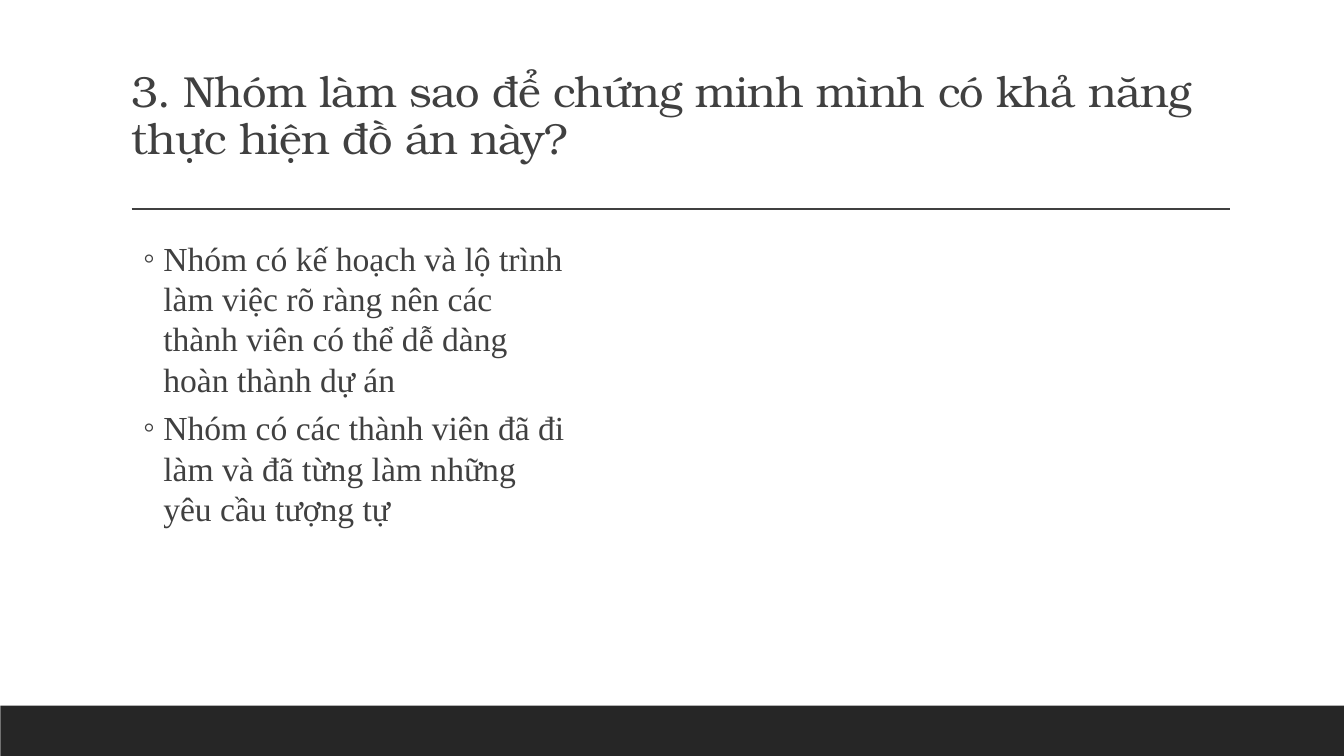
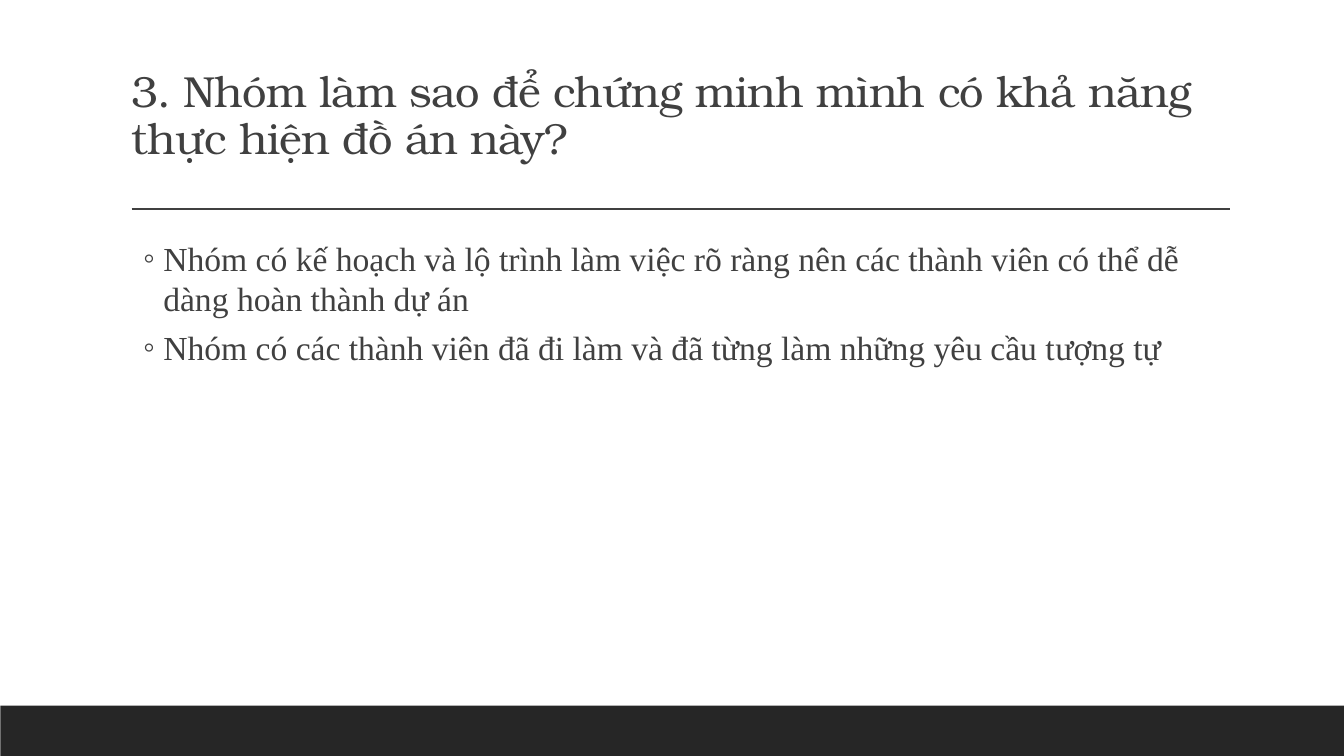
Before and after one commit to huynhquangminh/18HCB_QuanLyQuyTrinhPhanMem, a slide deck: slide 9 of Documents/Tuan2/Nhom_3_Tuan_2.pptx. Drawn at 1344x756 pixels with LibreOffice and Linux fonts; fonts in the diff are those of the drawing. Boxes give left, top, right and bottom in pixels: in the first picture for what was removed or moved away, otherwise in the second. Text is boxed around its words. In the diff, an @@ line names an element or a change of style, - is before the commit and + after.

Commit message:
Cập nhật thành viên và tạo DOD

```diff
--- a/Documents/Tuan2/Nhom_3_Tuan_2.pptx
+++ b/Documents/Tuan2/Nhom_3_Tuan_2.pptx
@@ text "Nhóm có kế hoạch và ..." rewrapped from (x1=163, y1=246, x2=564, y2=527) to (x1=163, y1=246, x2=1179, y2=366) @@
```
Also in this commit, not shown: 3 other slides changed, 4 other files.
